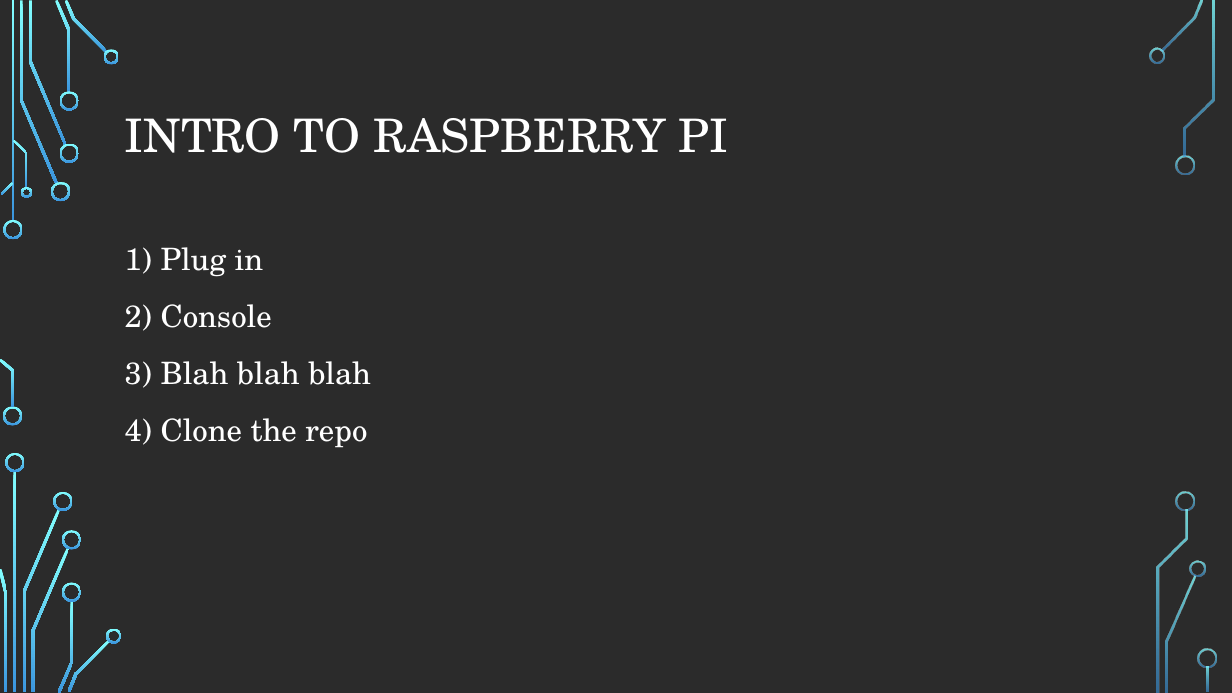
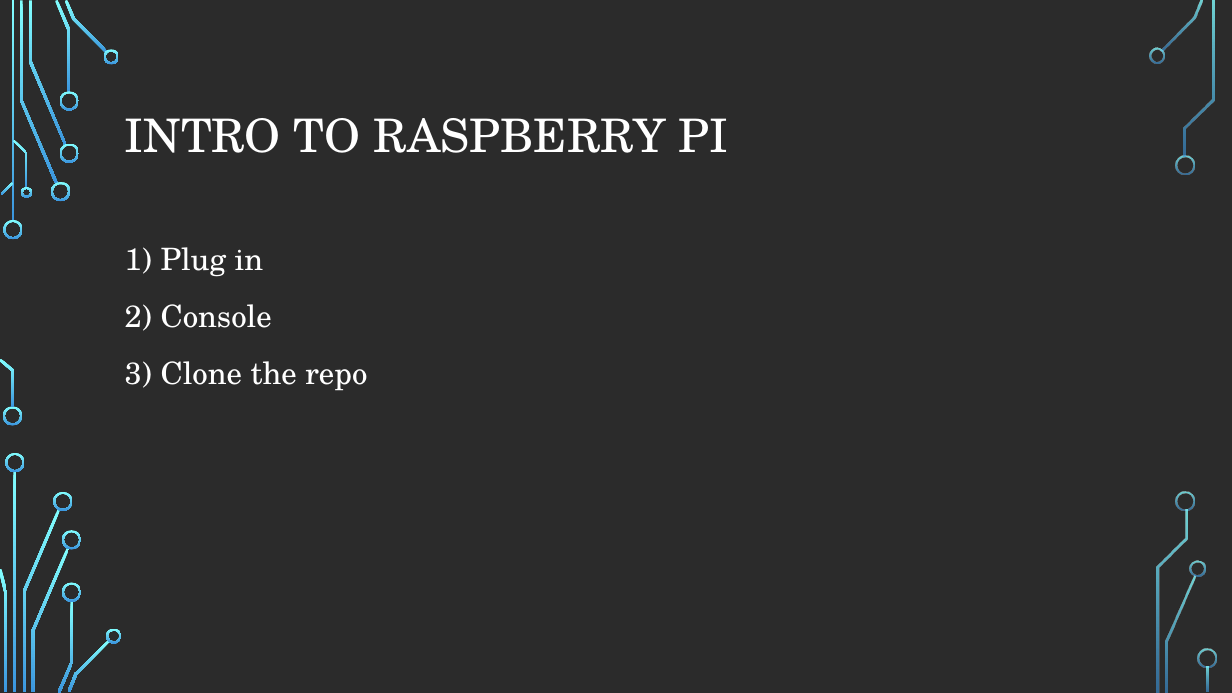
Before and after one commit to andrewjvelez/smap, a slide deck: slide 14 of docs/SMAP Materials Unbranded.pptx. Drawn at 1232x693 pixels with LibreOffice and Linux fonts; fonts in the diff are those of the drawing; background and template pictures are left out; a plain dark background stands for a picture behind light text. Boxes give left, top, right and bottom in pixels: in the first picture for what was removed or moved away, otherwise in the second. Text is boxed around its words. In the diff, an @@ line names an element or a change of style, - is before the commit and + after.

```diff
--- a/docs/SMAP Materials Unbranded.pptx
+++ b/docs/SMAP Materials Unbranded.pptx
@@ text at (125,361,367,391): text changed @@
-3) Blah blah blah
-4) Clone the repo
+3) Clone the repo
```
Also in this commit, not shown: 3 other slides changed, 7 slides added, 1 slide removed.
